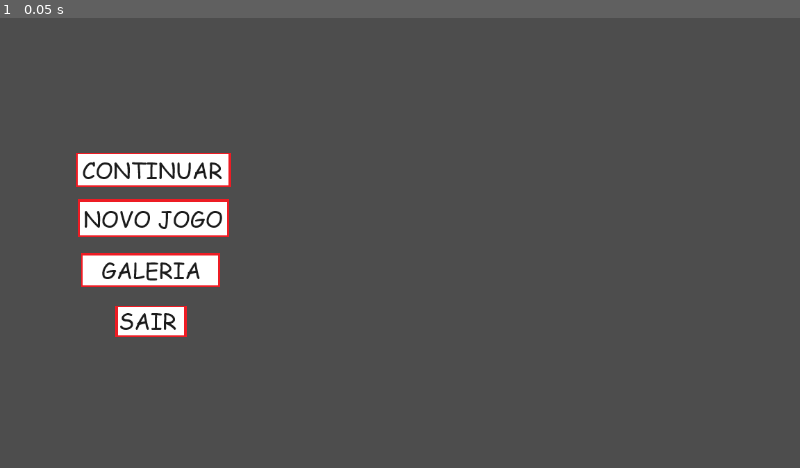
Above: before the commit, frame 1.
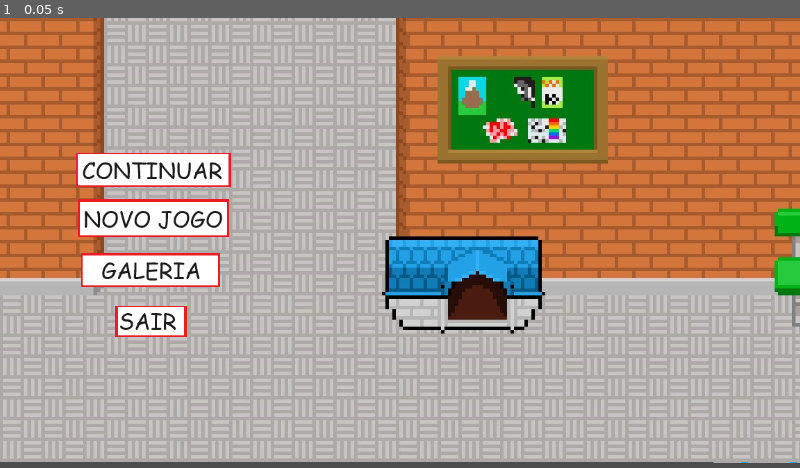
Above: after the commit, the same moment.

Repository: vlcanesin/Chico-PET-Jam
Game: Godot game, scene res://menu/menu.tscn
Two runs of this game, one before a commit and one after it. Both use one fixed random seed, a clock stepped at 60 frames per second and the inputs below. This scene is started directly instead of the project's main scene.
Inputs:
- Up to frame 1 (0.05 s): no input

The runs differ from the first frame. In frame 1, 94% of the frame differs, in the area x 0-100%, y 0-99%.

Commit message:
Adição do cenário inicial
Leve edição das pastas pra organização

Diff:
--- /dev/null
+++ b/locais/spawnFisicaLetras.tscn
@@ -0,0 +1,9 @@
+[gd_scene load_steps=2 format=3 uid="uid://d3857yr2eyjnp"]
+
+[ext_resource type="Texture2D" uid="uid://ctuvmjcsil0mv" path="res://assets/sprites/localidades/spawn.png" id="1_1oi8u"]
+
+[node name="SpawnFisicaLetras" type="Node2D"]
+
+[node name="Spawn" type="Sprite2D" parent="."]
+position = Vector2(104, 320)
+texture = ExtResource("1_1oi8u")
--- a/menu/menu.tscn
+++ b/menu/menu.tscn
@@ -1,10 +1,11 @@
-[gd_scene load_steps=6 format=3 uid="uid://bvfu406eg35io"]
+[gd_scene load_steps=7 format=3 uid="uid://bvfu406eg35io"]
 
 [ext_resource type="Script" path="res://menu/menu.gd" id="1_qxv16"]
-[ext_resource type="Texture2D" uid="uid://ckomrr3afa5al" path="res://menu/Icones/Continuar.png" id="1_r8cqj"]
-[ext_resource type="Texture2D" uid="uid://c46bsqvbo32p1" path="res://menu/Icones/NovoJogo.png" id="2_f8ttb"]
-[ext_resource type="Texture2D" uid="uid://ctmfackcucead" path="res://menu/Icones/Galeria.png" id="3_a3ffs"]
-[ext_resource type="Texture2D" uid="uid://b32okbf04p6ko" path="res://menu/Icones/Sair.png" id="4_lgi3o"]
+[ext_resource type="Texture2D" uid="uid://ckomrr3afa5al" path="res://assets/sprites/IconesMenu/Continuar.png" id="1_r8cqj"]
+[ext_resource type="Texture2D" uid="uid://c46bsqvbo32p1" path="res://assets/sprites/IconesMenu/NovoJogo.png" id="2_f8ttb"]
+[ext_resource type="Texture2D" uid="uid://ctmfackcucead" path="res://assets/sprites/IconesMenu/Galeria.png" id="3_a3ffs"]
+[ext_resource type="Texture2D" uid="uid://b32okbf04p6ko" path="res://assets/sprites/IconesMenu/Sair.png" id="4_lgi3o"]
+[ext_resource type="Texture2D" uid="uid://gkojgkr4pe2q" path="res://assets/sprites/localidades/spawnMenu.png" id="6_loo0f"]
 
 [node name="Menu" type="Node2D"]
 script = ExtResource("1_qxv16")
@@ -37,4 +38,10 @@
 offset_bottom = 459.0
 texture_normal = ExtResource("4_lgi3o")
 
+[node name="Spawn2" type="Sprite2D" parent="."]
+show_behind_parent = true
+position = Vector2(568, 320)
+scale = Vector2(1.00083, 0.99922)
+texture = ExtResource("6_loo0f")
+
 [connection signal="pressed" from="Sair" to="." method="_on_sair_pressed"]
Renamed: menu/Icones/Continuar.png -> assets/sprites/IconesMenu/Continuar.png
Not shown, changed: assets/sprites/IconesMenu/Continuar.png.import
Renamed: menu/Icones/Galeria.png -> assets/sprites/IconesMenu/Galeria.png
Not shown, changed: assets/sprites/IconesMenu/Galeria.png.import
Renamed: menu/Icones/NovoJogo.png -> assets/sprites/IconesMenu/NovoJogo.png
Not shown, added: assets/sprites/IconesMenu/NovoJogo.png.import
Renamed: menu/Icones/Sair.png -> assets/sprites/IconesMenu/Sair.png
Not shown, added: assets/sprites/IconesMenu/Sair.png.import
Binary file added: assets/sprites/localidades/spawn.png
Not shown, changed: assets/sprites/localidades/spawn.png.import
Binary file added: assets/sprites/localidades/spawnMenu.png
Not shown, changed: assets/sprites/localidades/spawnMenu.png.import
